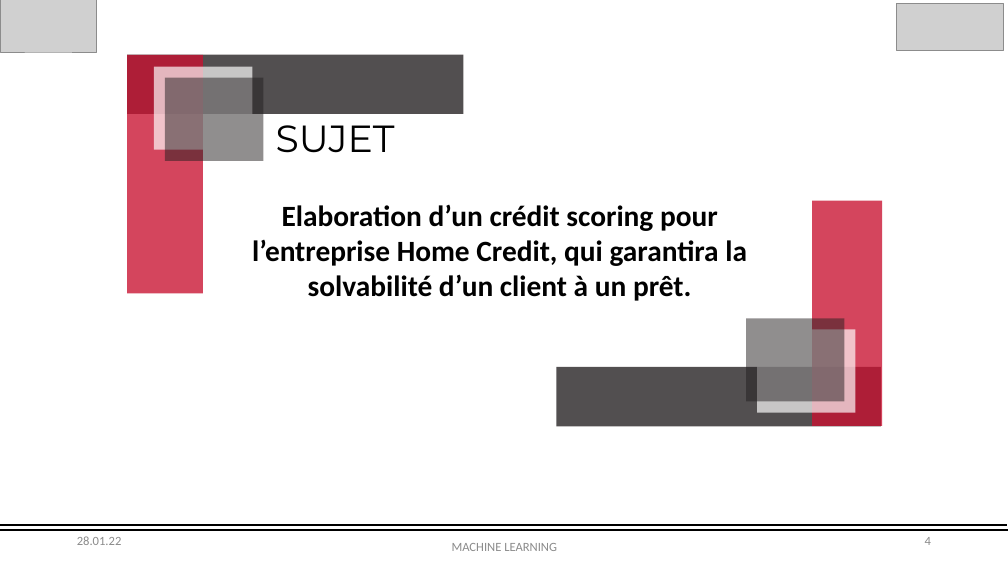
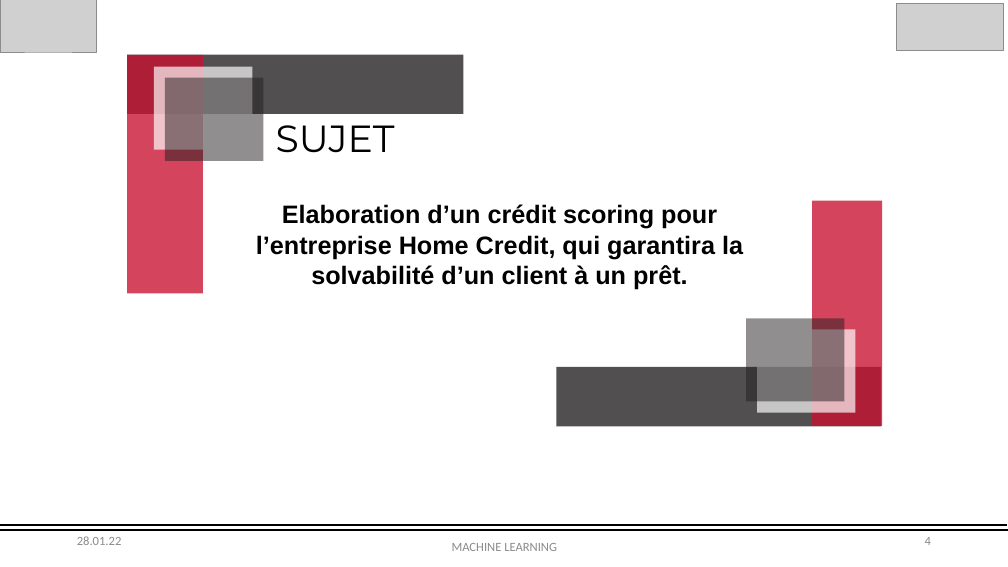
Before and after one commit to OumaimaBoudchich/machineLearningProject, a slide deck: slide 4 of ppt/HomeCreditDashboard.pptx. Drawn at 1008x567 pixels with LibreOffice and Linux fonts; fonts in the diff are those of the drawing; grey boxes stand for pictures. Boxes give left, top, right and bottom in pixels: in the first picture for what was removed or moved away, otherwise in the second. Text is boxed around its words. In the diff, an @@ line names an element or a change of style, - is before the commit and + after.

```diff
--- a/ppt/HomeCreditDashboard.pptx
+++ b/ppt/HomeCreditDashboard.pptx
@@ text "Elaboration d’un crédit scoring pour ..." at box(256, 204, 743, 290): size 28 to 24 pt, font Calibri to Arial @@
```
Also in this commit, not shown: 5 other slides changed.
